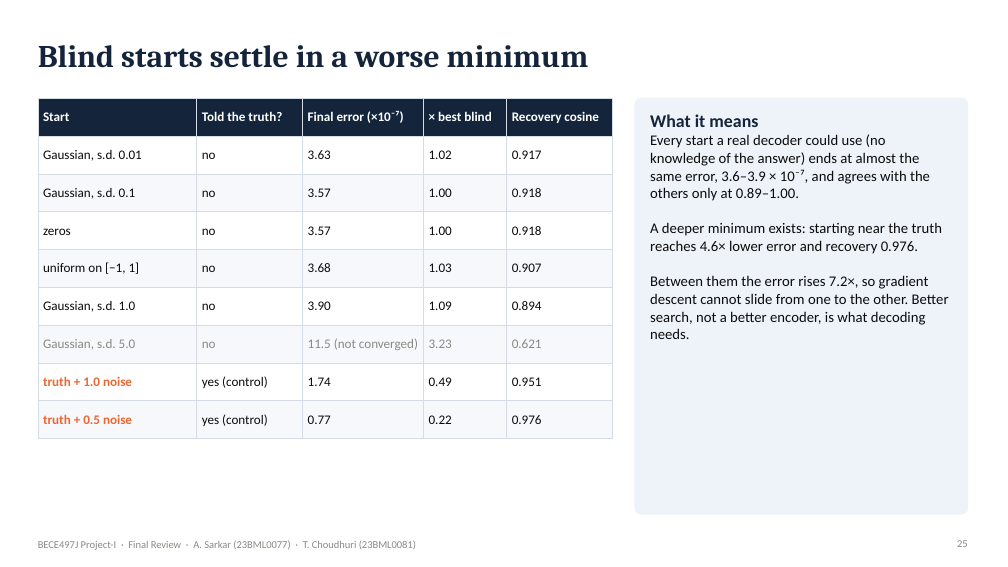
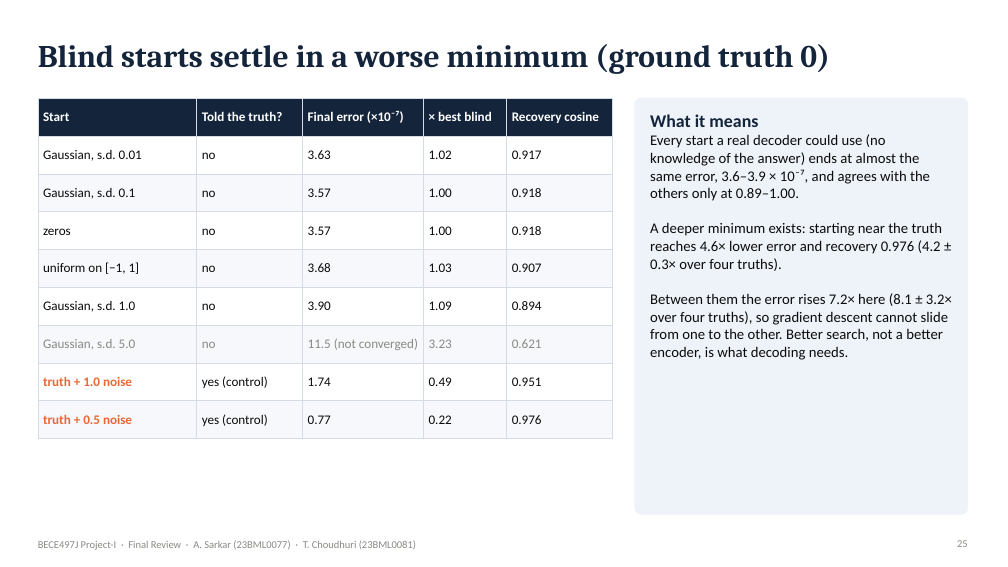
Before and after one commit to Ivxn404/semantic-decoding-tribe-inversion, a slide deck: slide 25 of deck/Final_Sarkar_Choudhuri.pptx. Drawn at 1008x567 pixels with LibreOffice and Linux fonts; fonts in the diff are those of the drawing. Boxes give left, top, right and bottom in pixels: in the first picture for what was removed or moved away, otherwise in the second. Text is boxed around its words. In the diff, an @@ line names an element or a change of style, - is before the commit and + after.

Commit message:
Barrier and sensitivity tests on four ground truths: update results, figures, report, poster, deck, demo, docs

```diff
--- a/deck/Final_Sarkar_Choudhuri.pptx
+++ b/deck/Final_Sarkar_Choudhuri.pptx
@@ title at (38, 44, 830, 74): text changed @@
-Blind starts settle in a worse minimum
+Blind starts settle in a worse minimum (ground truth 0)
@@ text at (650, 222, 952, 360): text changed @@
-A deeper minimum exists: starting near the truth reaches 4.6× lower error and recovery 0.976.
-Between them the error rises 7.2×, so gradient descent cannot slide from one to the other. Better search, not a better encoder, is what decoding needs.
+A deeper minimum exists: starting near the truth reaches 4.6× lower error and recovery 0.976 (4.2 ± 0.3× over four truths).
+Between them the error rises 7.2× here (8.1 ± 3.2× over four truths), so gradient descent cannot slide from one to the other. Better search, not a better encoder, is what decoding needs.
```
Also in this commit, not shown: 12 other slides changed, 18 other files.
